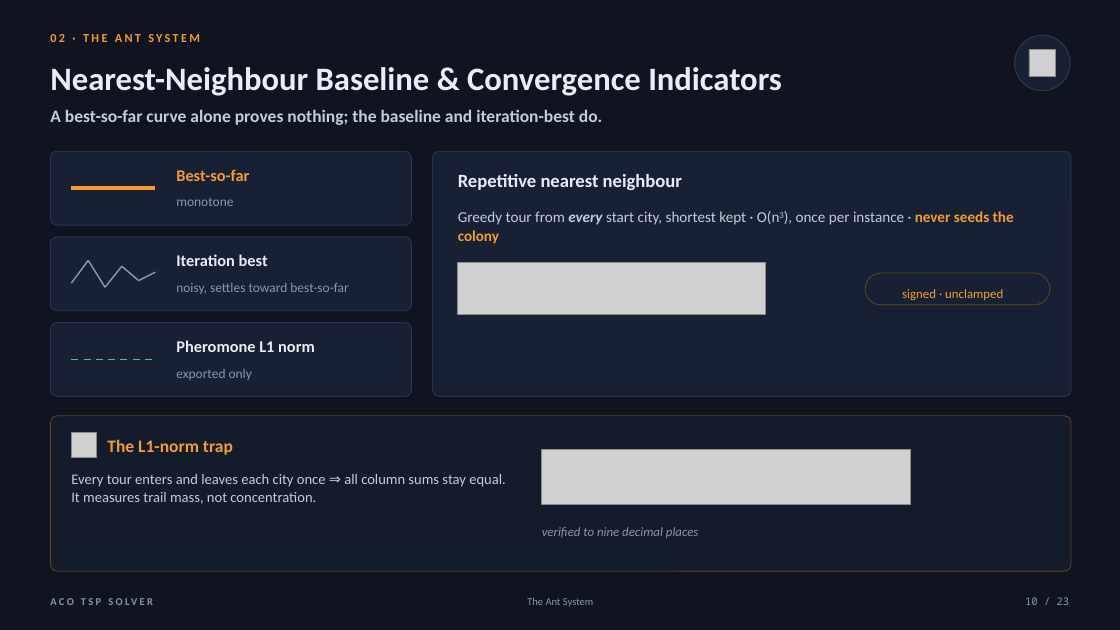
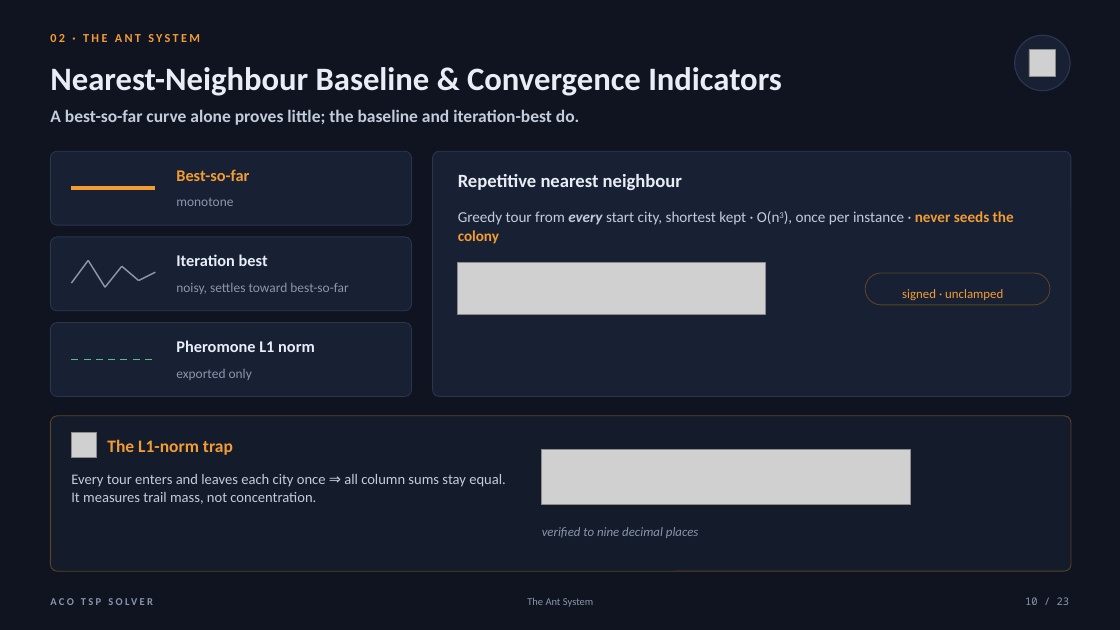
Before and after one commit to arminn2206/ProjNO_TSPACO_Memisevic, a slide deck: slide 10 of Docs/ACO_TSP_Solver_Defence.pptx. Drawn at 1120x630 pixels with LibreOffice and Linux fonts; fonts in the diff are those of the drawing; grey boxes stand for pictures. Boxes give left, top, right and bottom in pixels: in the first picture for what was removed or moved away, otherwise in the second. Text is boxed around its words. In the diff, an @@ line names an element or a change of style, - is before the commit and + after.

```diff
--- a/Docs/ACO_TSP_Solver_Defence.pptx
+++ b/Docs/ACO_TSP_Solver_Defence.pptx
@@ text at box(50, 109, 579, 125): text changed @@
-A best-so-far curve alone proves nothing; the baseline and iteration-best do.
+A best-so-far curve alone proves little; the baseline and iteration-best do.
```
Also in this commit, not shown: 2 other slides changed, 2 other files.
